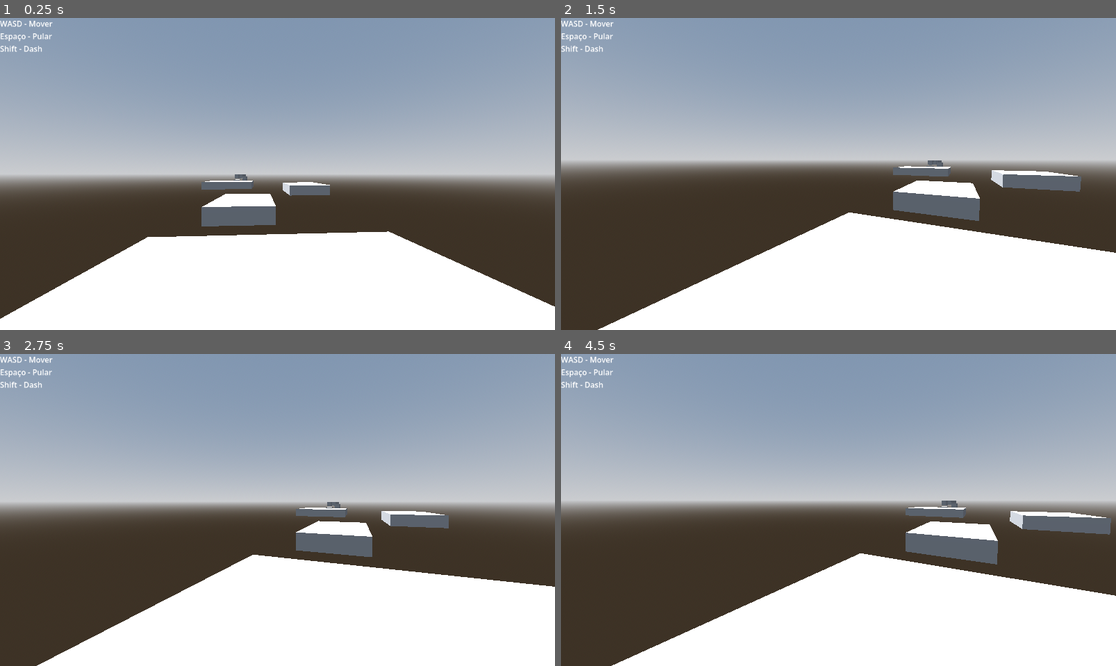
Above: before the commit, frames 1-4 (two rows, left to right).
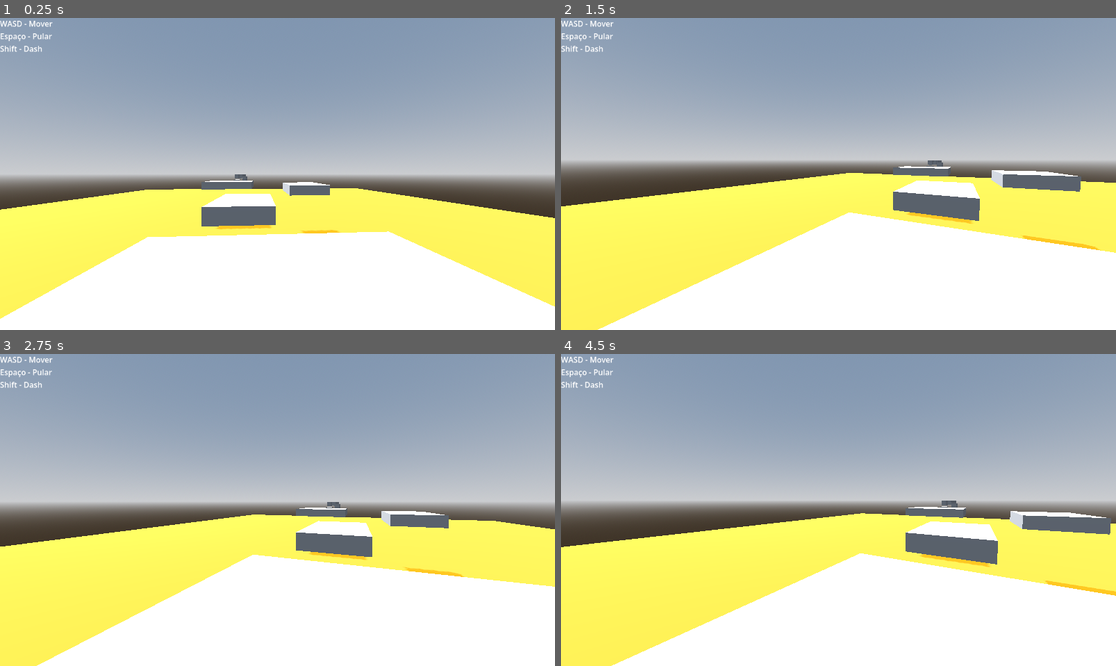
Above: after the commit, the same moments.

Repository: Hugouououo/UniGames
Game: Godot game, scene res://principal.tscn
Same seed, same stepped clock (60 frames per second), same inputs: the game is played once before the commit and once after it.
Inputs (mouse positions are in pixels of both pictures, inside the frame that each line leads up to):
- Up to frame 1 (0.25 s): no input
- Up to frame 2 (1.5 s): tap Enter (ui_accept) at 0.5, 0.77, 1.25 s; move the mouse to (960, 158) at 0.52 s; hold Right (ui_right) 0.53-1.28 s; click (960, 158) at 0.67 s; move the mouse to (810, 174) at 1.27 s; hold Up (ui_up) from 1.28 s (still down)
- Up to frame 3 (2.75 s): keep holding Up (ui_up); tap Enter (ui_accept) at 1.52, 2 s; move the mouse to (288, 503) at 2.02 s
- Up to frame 4 (4.5 s): keep holding Up (ui_up); tap Enter (ui_accept) at 2.75, 3.02, 3.5, 3.77, 4.25 s; move the mouse to (832, 516) at 2.77 s; click (832, 516) at 2.92 s; move the mouse to (877, 513) at 3.52 s; move the mouse to (794, 506) at 4.27 s

The runs differ from the first frame. In frame 1, 18% of the frame differs, in the area x 0-100%, y 54-97%; in frame 2, 21%; in frame 3, 20%; in frame 4, 21%, in the area x 0-100%, y 51-100%.

Commit message:
Lava
Estou Fazendo uma Lava para deixar o cenário melhor

Diff:
--- /dev/null
+++ b/lava.gd
@@ -0,0 +1,12 @@
+extends Area3D
+
+
+func _ready():
+	body_entered.connect(_on_body_entered)
+
+func _on_body_entered(body):
+
+	if body.is_in_group("Player"):
+		print("Lava atingida! Reiniciando a fase...")
+
+		get_tree().reload_current_scene()
--- a/principal.tscn
+++ b/principal.tscn
@@ -2,6 +2,7 @@
 
 [ext_resource type="PackedScene" uid="uid://bs72ogkvdd7d6" path="res://addons/proto_controller/proto_controller.tscn" id="1_tr6oq"]
 [ext_resource type="PackedScene" uid="uid://dgmbmn8hqu8wp" path="res://interface_controles.tscn" id="2_m7tbw"]
+[ext_resource type="Script" uid="uid://c0skoh5sqnvj2" path="res://lava.gd" id="3_rrtif"]
 
 [sub_resource type="ProceduralSkyMaterial" id="ProceduralSkyMaterial_tr6oq"]
 sky_horizon_color = Color(0.66224277, 0.6717428, 0.6867428, 1)
@@ -17,6 +18,14 @@
 
 [sub_resource type="BoxMesh" id="BoxMesh_7cuts"]
 
+[sub_resource type="BoxShape3D" id="BoxShape3D_7cuts"]
+size = Vector3(3.7976227, 0.40234375, 1.1637573)
+
+[sub_resource type="StandardMaterial3D" id="StandardMaterial3D_rrtif"]
+albedo_color = Color(0.8117647, 0.0627451, 0.1254902, 1)
+emission_enabled = true
+emission = Color(1, 0.64705884, 0, 1)
+
 [node name="Principal" type="Node3D" unique_id=1734729434]
 
 [node name="DirectionalLight3D" type="DirectionalLight3D" parent="." unique_id=492608171]
@@ -26,7 +35,7 @@
 [node name="WorldEnvironment" type="WorldEnvironment" parent="." unique_id=1246089065]
 environment = SubResource("Environment_rrtif")
 
-[node name="ProtoController" parent="." unique_id=289982215 instance=ExtResource("1_tr6oq")]
+[node name="ProtoController" parent="." unique_id=289982215 groups=["Player"] instance=ExtResource("1_tr6oq")]
 transform = Transform3D(-0.07772827, 0, -0.9969746, 0, 1, 0, 0.9969746, 0, -0.07772827, -2.255829, 0.54030323, -0.34208298)
 input_dash = "correr"
 input_left = "mover_esquerda"
@@ -91,3 +100,14 @@
 
 [node name="InterfaceControles" parent="." unique_id=263033336 instance=ExtResource("2_m7tbw")]
 mouse_filter = 2
+
+[node name="Lava" type="Area3D" parent="." unique_id=1239579926]
+script = ExtResource("3_rrtif")
+
+[node name="CollisionShape3D" type="CollisionShape3D" parent="Lava" unique_id=1027271495]
+transform = Transform3D(100, 0, 0, 0, 100, 0, 0, 0, 100, 193.94302, -29.882813, -0.58898926)
+shape = SubResource("BoxShape3D_7cuts")
+
+[node name="CSGBox3D" type="CSGBox3D" parent="Lava" unique_id=322323327]
+transform = Transform3D(100, 0, 0, 0, 100, 0, 0, 0, 100, 46.604427, -54.969643, -2.7979636)
+material = SubResource("StandardMaterial3D_rrtif")
Not shown, added: lava.gd.uid
